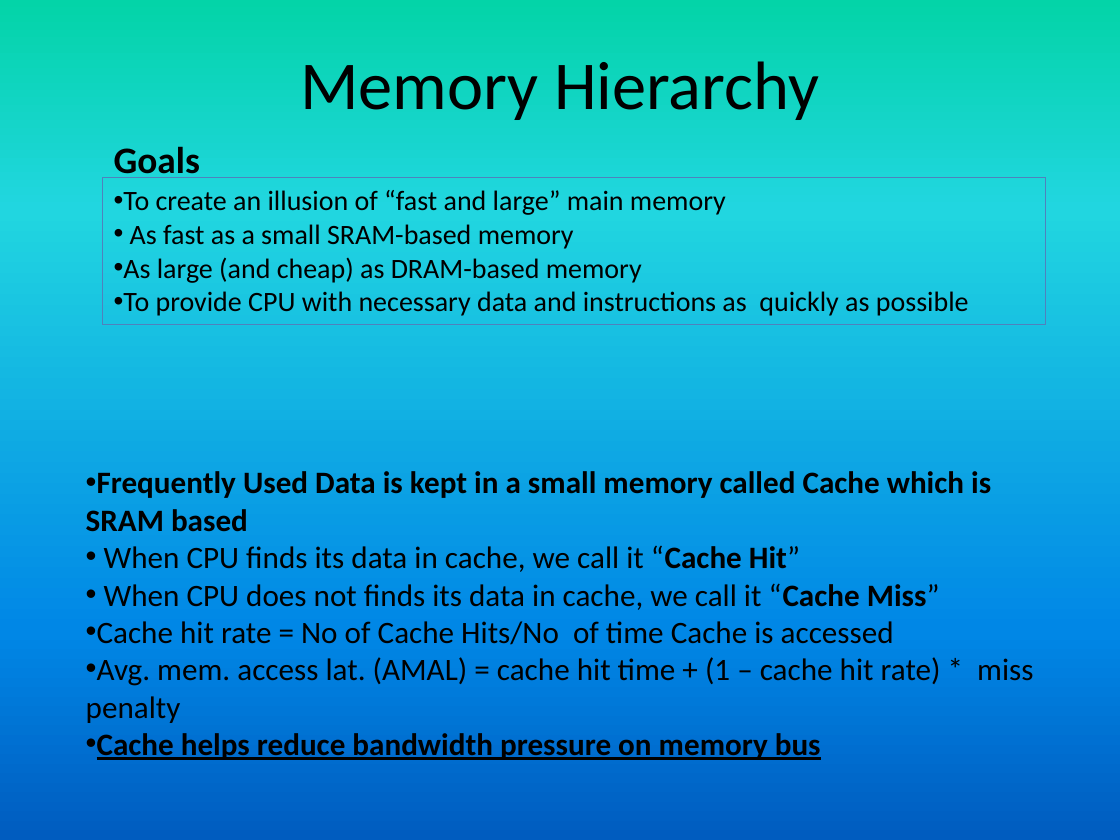
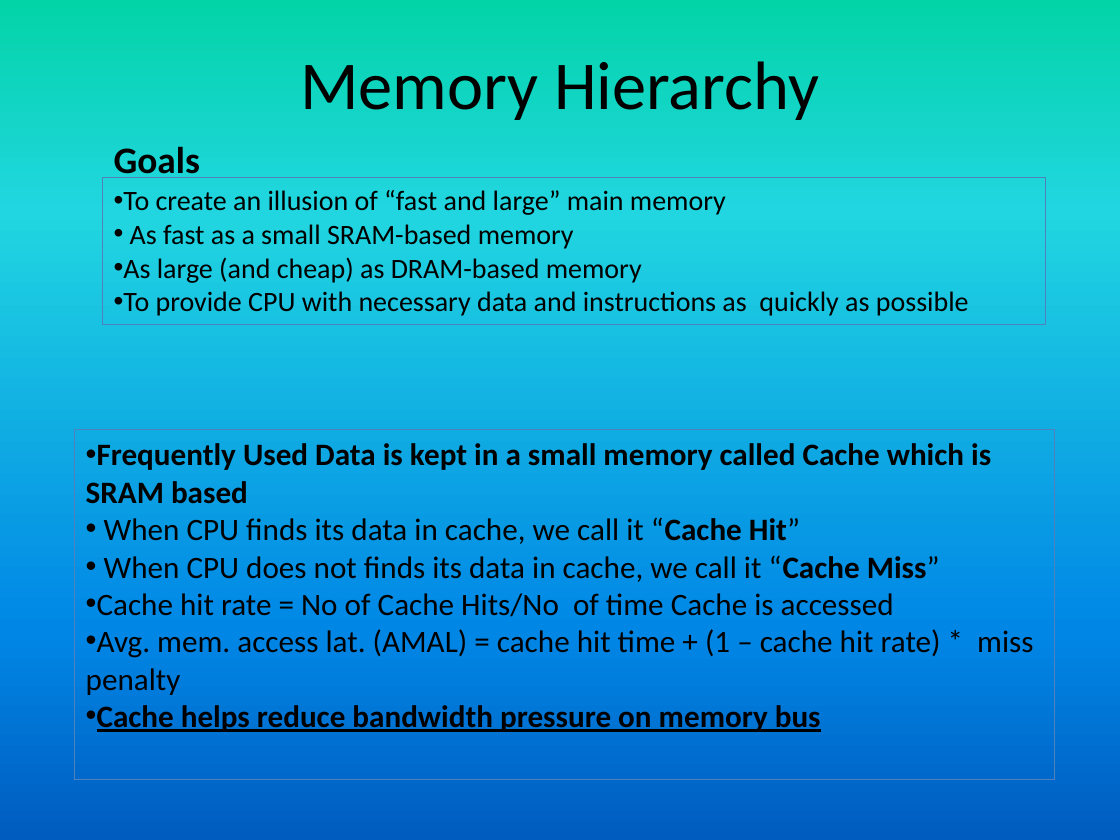
Before and after one commit to girishsukukumar/RTOS, a slide deck: slide 6 of RTOS-15-Memory_management.pptx. Drawn at 1120x840 pixels with LibreOffice and Linux fonts; fonts in the diff are those of the drawing. Boxes give left, top, right and bottom in pixels: in the first picture for what was removed or moved away, otherwise in the second. Text is boxed around its words. In the diff, an @@ line names an element or a change of style, - is before the commit and + after.

```diff
--- a/RTOS-15-Memory_management.pptx
+++ b/RTOS-15-Memory_management.pptx
@@ rectangle "Frequently Used Data is kept ...": place and size @@
-rectangle "Frequently Used Data is kept ..." at bbox=[86, 471, 1033, 760]
+rectangle "Frequently Used Data is kept ..." at bbox=[75, 429, 1055, 780]
@@ rectangle "Frequently Used Data is kept ..." at bbox=[75, 429, 1055, 780]: outline none to #4F81BD 0.75 pt @@
```
Also in this commit, not shown: 3 other slides changed, 11 slides added, 1 other file.
